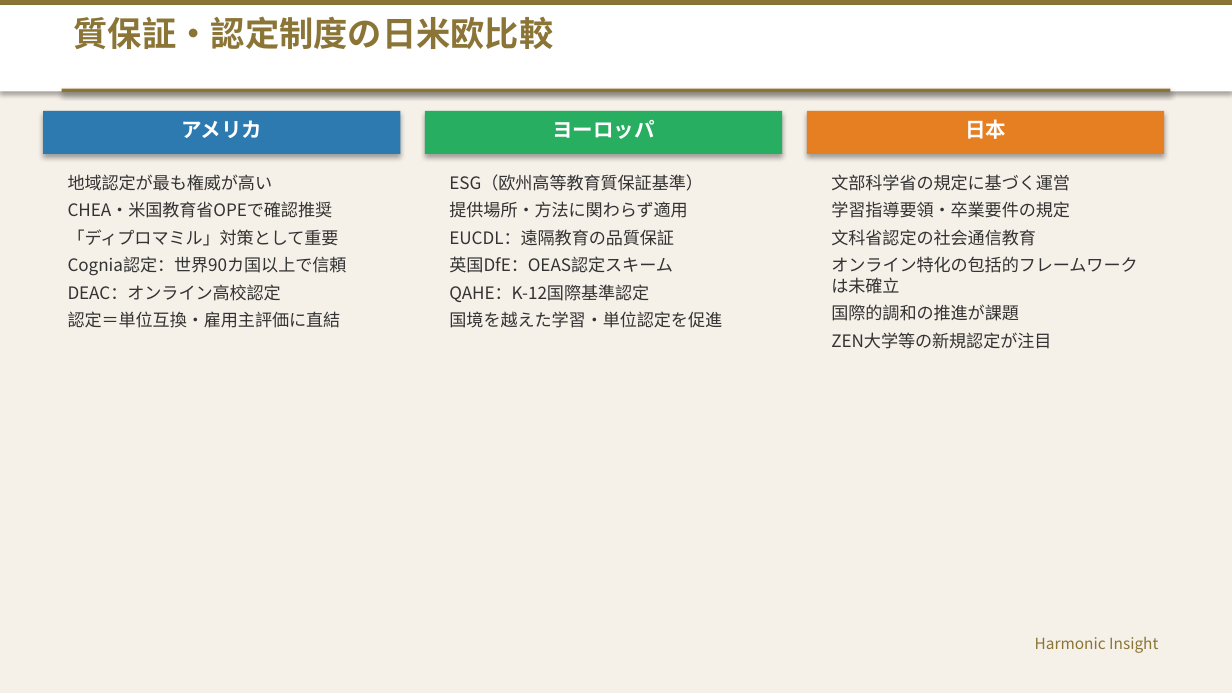
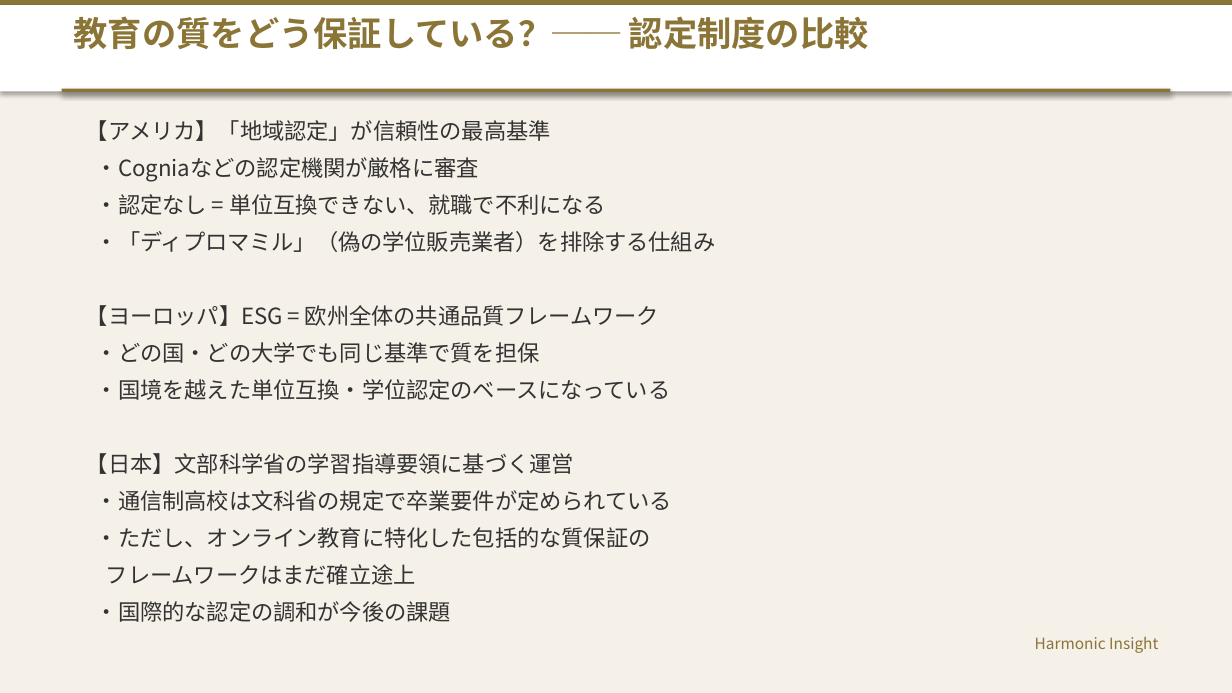
Before and after one commit to HarmonicInsight/Movie_Contents, a slide deck: slide 11 of 海外学習_留学_グローバルオンライン教育_プレゼンテーション.pptx (slide 15 before the commit). Drawn at 1232x693 pixels with LibreOffice and Linux fonts; fonts in the diff are those of the drawing. Boxes give left, top, right and bottom in pixels: in the first picture for what was removed or moved away, otherwise in the second. Text is boxed around its words. In the diff, an @@ line names an element or a change of style, - is before the commit and + after.

```diff
--- a/海外学習_留学_グローバルオンライン教育_プレゼンテーション.pptx
+++ b/海外学習_留学_グローバルオンライン教育_プレゼンテーション.pptx
@@ text at [74,16,869,49]: text changed @@
-質保証・認定制度の日米欧比較
+教育の質をどう保証している？── 認定制度の比較
@@ rectangle removed at [43,111,400,154] @@
@@ rectangle removed at [425,111,782,154] @@
@@ rectangle removed at [807,111,1164,154] @@
@@ text removed at [965,119,1006,139] @@
-日本
@@ text added at [86,120,716,585], 13 pt, text #333333 @@
+【アメリカ】「地域認定」が信頼性の最高基準
+・Cogniaなどの認定機関が厳格に審査
+・認定なし = 単位互換できない、就職で不利になる
+・「ディプロマミル」（偽の学位販売業者）を排除する仕組み
+【ヨーロッパ】ESG = 欧州全体の共通品質フレームワーク
+・どの国・どの大学でも同じ基準で質を担保
+・国境を越えた単位互換・学位認定のベースになっている
+【日本】文部科学省の学習指導要領に基づく運営
+・通信制高校は文科省の規定で卒業要件が定められている
+・ただし、オンライン教育に特化した包括的な質保証の
+フレームワークはまだ確立途上
+・国際的な認定の調和が今後の課題
@@ text removed at [181,120,262,138] @@
-アメリカ
@@ text removed at [552,120,655,139] @@
-ヨーロッパ
@@ text removed at [68,174,347,328] @@
-地域認定が最も権威が高い
-CHEA・米国教育省OPEで確認推奨
-「ディプロマミル」対策として重要
-Cognia認定：世界90カ国以上で信頼
-DEAC：オンライン高校認定
-認定＝単位互換・雇用主評価に直結
@@ text removed at [449,174,722,328] @@
-ESG（欧州高等教育質保証基準）
-提供場所・方法に関わらず適用
-EUCDL：遠隔教育の品質保証
-英国DfE：OEAS認定スキーム
-QAHE：K-12国際基準認定
-国境を越えた学習・単位認定を促進
@@ text removed at [831,174,1137,349] @@
-文部科学省の規定に基づく運営
-学習指導要領・卒業要件の規定
-文科省認定の社会通信教育
-オンライン特化の包括的フレームワークは未確立
-国際的調和の推進が課題
-ZEN大学等の新規認定が注目
```
Also in this commit, not shown: 13 other slides changed, 2 slides added, 14 slides removed, 1 other file.
